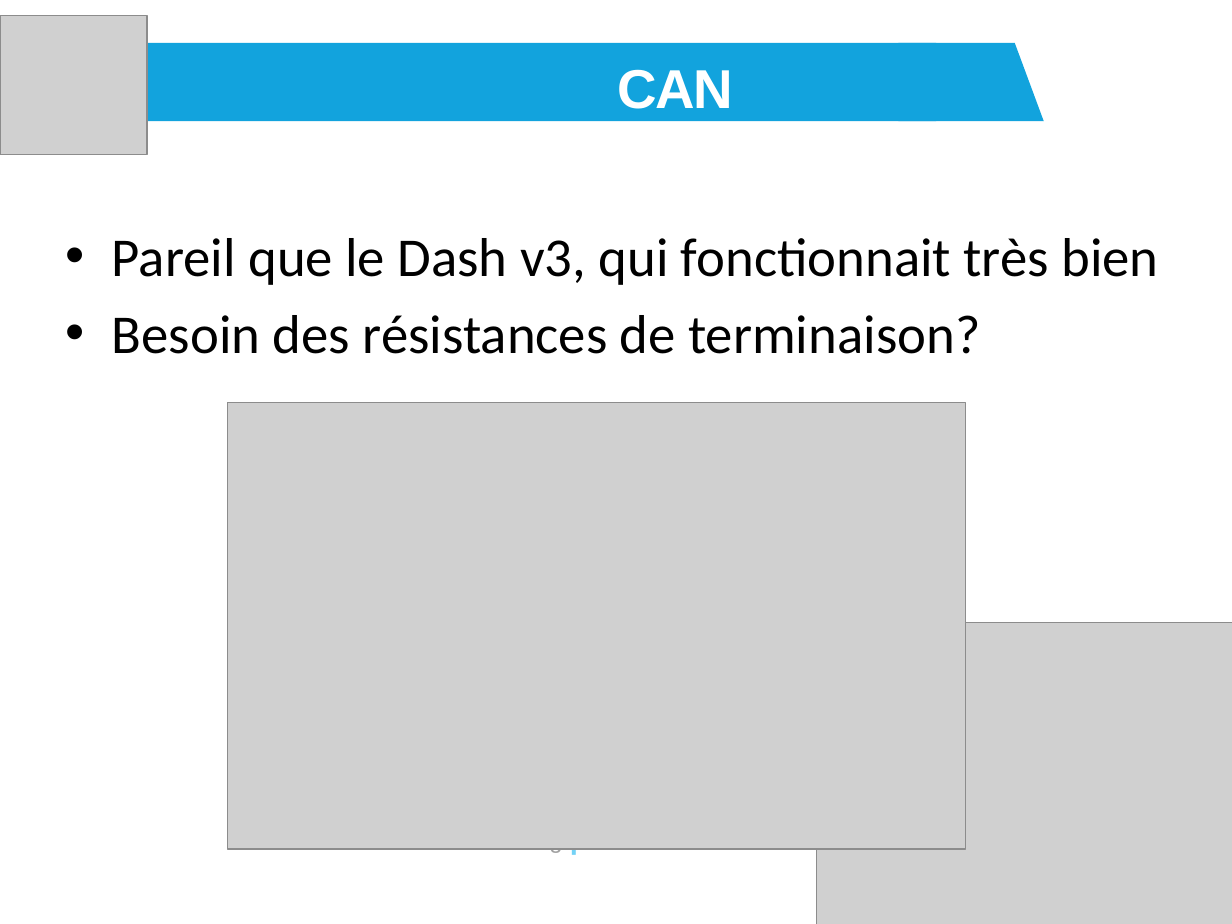
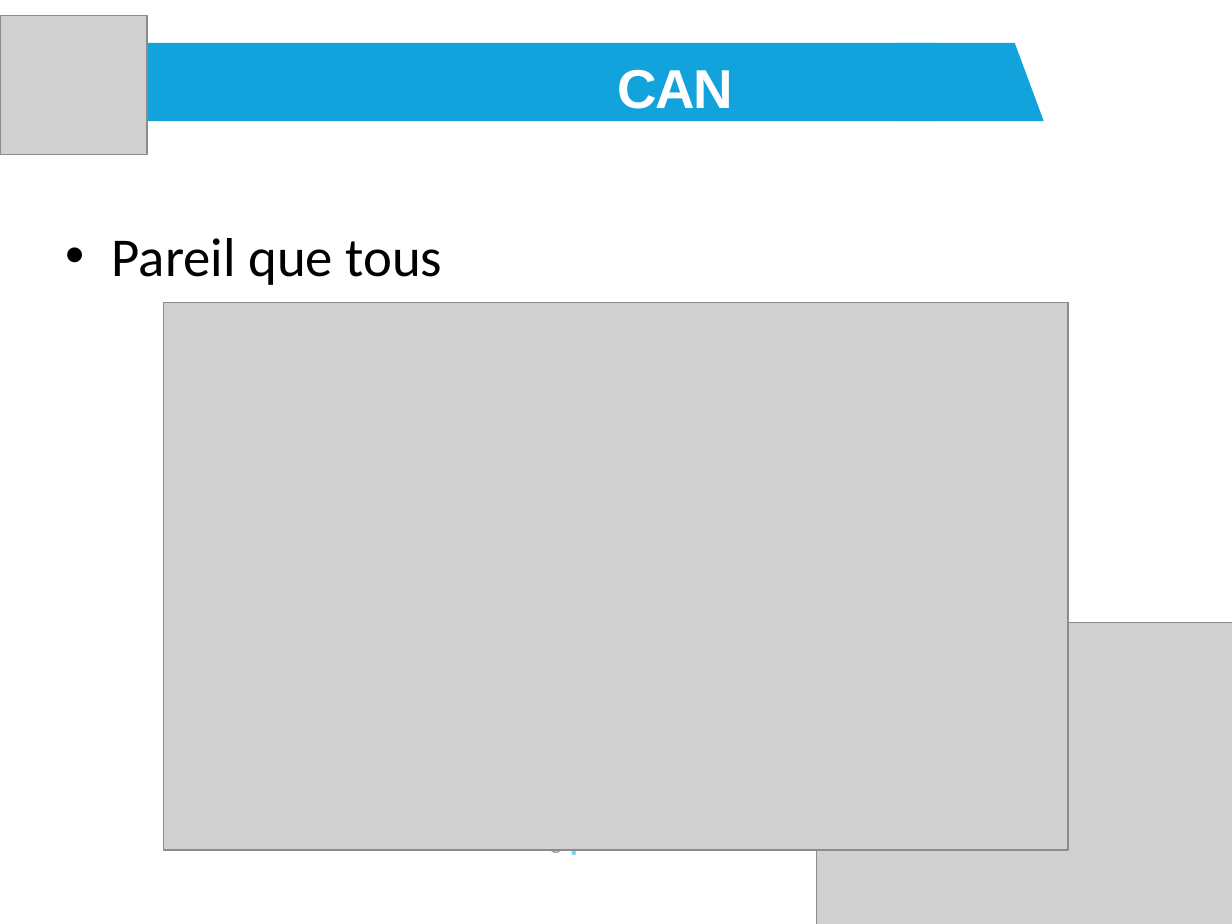
Before and after one commit to eRacing/DAQ, a slide deck: slide 5 of doc/DAQ_v3_DR1.pptx. Drawn at 1232x924 pixels with LibreOffice and Linux fonts; fonts in the diff are those of the drawing; grey boxes stand for pictures. Boxes give left, top, right and bottom in pixels: in the first picture for what was removed or moved away, otherwise in the second. Text is boxed around its words. In the diff, an @@ line names an element or a change of style, - is before the commit and + after.

```diff
--- a/doc/DAQ_v3_DR1.pptx
+++ b/doc/DAQ_v3_DR1.pptx
@@ text at [112,238,442,285]: text changed @@
-• Pareil que le Dash v3, qui fonctionnait très bien
-• Besoin des résistances de terminaison?
+• Pareil que tous
@@ picture: place and size @@
-picture at [228,403,966,849]
+picture at [164,303,1068,850]
```
Also in this commit, not shown: 2 other slides changed, 2 slides added, 1 other file.
